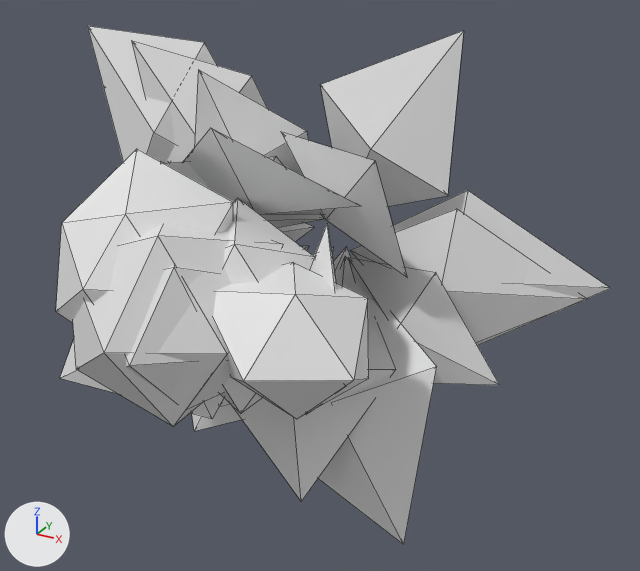
The glTF model assets/glb/hydrangea_10.glb as it was, and as the next commit left it.
One viewpoint serves both versions: a 50 mm camera at (0.567, -1.212, 0.449) aimed at (0.069, -0.305, -0.004). The axes (+X, +Y, +Z) are drawn at lower left. The lights are the same throughout. The picture after the commit comes second. Mesh edges are drawn as thin lines. Vertices at exactly the same position are counted once.

Script lines for the objects in view, before the commit:
```python
me_blooms = bpy.data.meshes.new('blooms')
me_blooms.from_pydata(...)  # 72 vertices, 120 faces; spans x -0.167..0.214, y -0.587..-0.267, z -0.118..0.175
me_leaves = bpy.data.meshes.new('leaves')
me_leaves.from_pydata(...)  # 132 vertices, 176 faces; spans x -0.434..0.4, y -0.487..-0.114, z -0.358..0.308
ob_blooms = bpy.data.objects.new('blooms', me_blooms)
ob_blooms.location = (0.0, 0.0, 0.0)
ob_leaves = bpy.data.objects.new('leaves', me_leaves)
ob_leaves.location = (0.0, 0.0, 0.0)
```
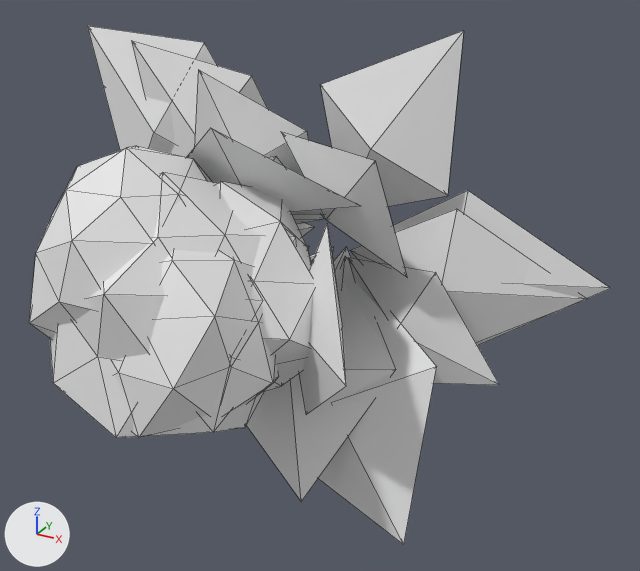
Pixel boxes [x1, y1, x2, y2] of what changed, in the pictures (640 x 571 px):
```json
{"object": "blooms", "change": "reshaped", "before": [56, 149, 369, 426], "after": [29, 146, 313, 438], "on screen": "9% narrower"}
{"part": 1, "of": "me_blooms", "change": "rebuilt", "before": [126, 265, 231, 409], "after": [114, 250, 279, 438]}
{"part": 2, "of": "me_blooms", "change": "rebuilt", "after": [217, 181, 313, 391], "on screen": "not visible before"}
{"part": 3, "of": "me_blooms", "change": "rebuilt", "before": [56, 149, 233, 323], "after": [29, 146, 212, 339]}
{"part": 4, "of": "me_blooms", "change": "rebuilt", "before": [73, 224, 283, 426], "after": [50, 172, 296, 438]}
{"part": 5, "of": "me_blooms", "change": "deleted", "before": [213, 262, 369, 419]}
{"part": 6, "of": "me_blooms", "change": "deleted", "before": [221, 198, 314, 413]}
```

Edits to the scene script, one JSON object a line:
```json
{"block": "me_blooms", "where": "# used by ob_blooms; location = (0.0, 0.0, 0.0)"}
{"op": "remove", "block": "me_blooms", "code": "me_blooms.from_pydata(...)  # 72 vertices, 120 faces; spans x -0.167..0.214, y -0.587..-0.267, z -0.118..0.175"}
{"op": "add", "block": "me_blooms", "code": "me_blooms.from_pydata(...)  # 168 vertices, 320 faces; spans x -0.214..0.131, y -0.611..-0.274, z -0.164..0.194"}
{"block": "me_blooms", "change": "me_blooms part 1: the loose piece of 12 vertices spanning x -0.107..0.069, y -0.58..-0.376, z -0.118..0.095 is rebuilt with 42 vertices and now spans x -0.141..0.106, y -0.602..-0.36, z -0.127..0.119"}
{"block": "me_blooms", "change": "me_blooms part 2: the loose piece of 12 vertices spanning x -0.117..0.108, y -0.51..-0.267, z -0.105..0.095 is rebuilt with 42 vertices and now spans x -0.143..0.131, y -0.528..-0.274, z -0.13..0.149"}
{"block": "me_blooms", "change": "me_blooms part 3: the loose piece of 12 vertices spanning x -0.167..0.019, y -0.564..-0.383, z -0.045..0.175 is rebuilt with 42 vertices and now spans x -0.214..0.045, y -0.6..-0.351, z -0.064..0.194"}
{"block": "me_blooms", "change": "me_blooms part 4: the loose piece of 12 vertices spanning x -0.157..0.077, y -0.587..-0.352, z -0.112..0.124 is rebuilt with 42 vertices and now spans x -0.2..0.09, y -0.611..-0.332, z -0.164..0.171"}
{"block": "me_blooms", "change": "me_blooms part 5: the loose piece of 12 vertices spanning x 0.01..0.214, y -0.554..-0.363, z -0.115..0.072 is deleted"}
{"block": "me_blooms", "change": "me_blooms part 6"}
{"block": "me_blooms", "change": "12 vertices are removed from x -0.063..0.13, y -0.514..-0.288, z -0.104..0.115"}
{"block": "me_blooms", "change": "20 faces are deleted"}
```
